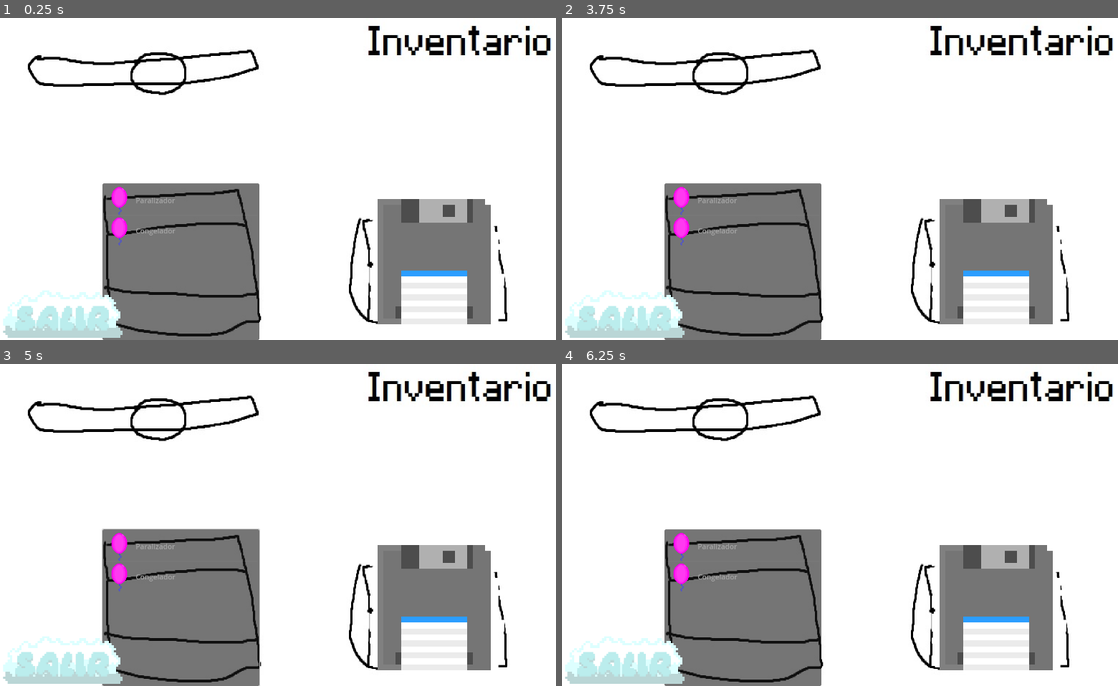
Above: before the commit, frames 1-4 (two rows, left to right).
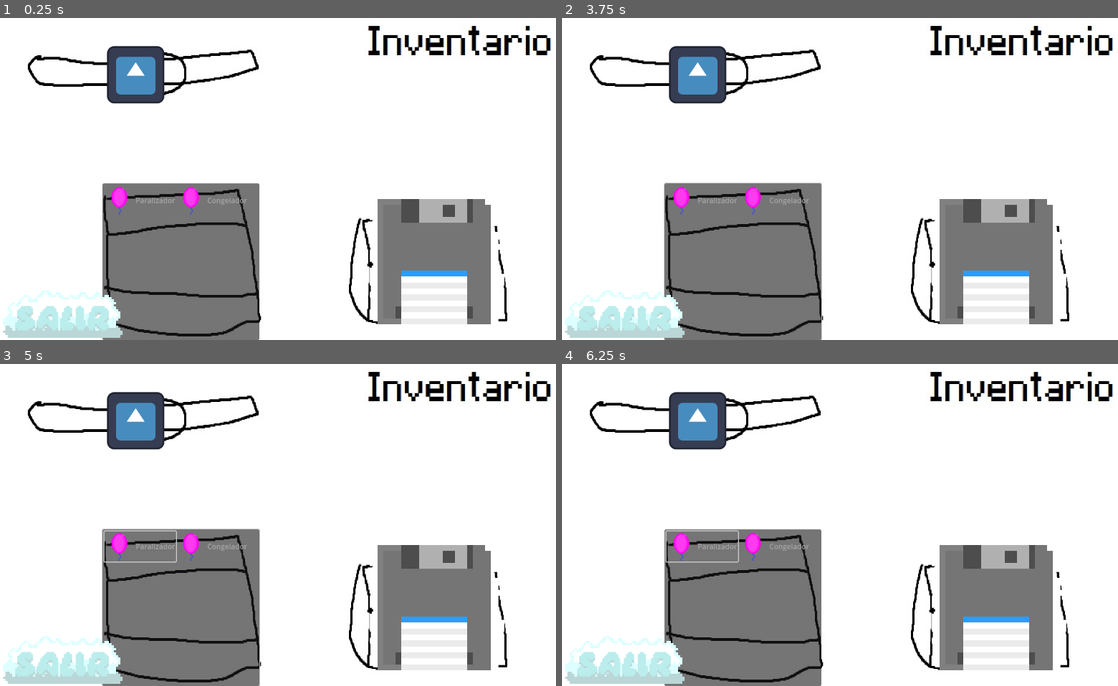
Above: after the commit, the same moments.

Repository: kevinMG01/CaidaExtrema_Version_2.1
Game: Godot game, scene res://escenas/menus/inventario/Inventario.tscn
Two runs of this game, one before a commit and one after it. Both use one fixed random seed, a clock stepped at 60 frames per second and the inputs below. The project has no main scene, so this scene is started directly. The engine's default icon, where the game draws it, is replaced by a stand-in: a white triangle on a blue panel in a dark square.
Inputs (mouse positions are in pixels of both pictures, inside the frame that each line leads up to):
- Up to frame 1 (0.25 s): no input
- Up to frame 2 (3.75 s): click (1001, 262) at 0.5 s; click (623, 314) at 1.25 s; tap Enter (ui_accept) at 2, 2.27, 2.75, 3.02, 3.5 s; hold Right (ui_right) 2.03-3.53 s; hold Left (ui_left) from 3.53 s (still down)
- Up to frame 3 (5 s): tap Enter (ui_accept) at 4.25, 4.52 s; release Left (ui_left) at 4.28 s; hold Right (ui_right) from 4.28 s (still down)
- Up to frame 4 (6.25 s): tap Enter (ui_accept) at 5, 5.27, 5.75, 6.02 s; release Right (ui_right) at 5.78 s; hold Left (ui_left) from 5.78 s (still down)

The runs differ from the first frame. In frame 1, 2.2% of the frame differs, in the area x 19-45%, y 8-71%; in frame 2, 2.4%, in the area x 18-47%, y 8-100%; in frame 3, 2.4%; in frame 4, 2.4%.

Commit message:
función
se creo la función de abrir caja y los items.

Diff:
--- a/caidaextremas_version_2.1/escenas/menus/inventario/Inventario.tscn
+++ b/caidaextremas_version_2.1/escenas/menus/inventario/Inventario.tscn
@@ -1,9 +1,12 @@
-[gd_scene load_steps=5 format=3 uid="uid://dom25syo7ar7h"]
+[gd_scene load_steps=7 format=3 uid="uid://dom25syo7ar7h"]
 
+[ext_resource type="Script" uid="uid://b2hwhfteg8sxn" path="res://escenas/menus/inventario/inventario.gd" id="1_pl1p1"]
 [ext_resource type="Texture2D" uid="uid://hvna3saatyhf" path="res://assets/menus/inventario/k.jpg" id="1_trr87"]
 [ext_resource type="Texture2D" uid="uid://cddlqs3hd6b53" path="res://assets/enemies/globo/Globo_enemigo_sprite_1.png" id="2_2kg2n"]
 [ext_resource type="Texture2D" uid="uid://o2o5qgbp21lb" path="res://assets/menus/menu_principal/Botones/Boton_guardado.png" id="3_6e7er"]
 [ext_resource type="Texture2D" uid="uid://plf6micqddib" path="res://assets/menus/menu_principal/Botones/Boton_salir.png" id="4_pl1p1"]
+
+[sub_resource type="ViewportTexture" id="ViewportTexture_xqgxn"]
 
 [node name="Inventario" type="Control"]
 layout_mode = 3
@@ -12,6 +15,7 @@
 anchor_bottom = 1.0
 grow_horizontal = 2
 grow_vertical = 2
+script = ExtResource("1_pl1p1")
 
 [node name="TextureRect" type="TextureRect" parent="."]
 layout_mode = 1
@@ -72,11 +76,13 @@
 size_flags_horizontal = 0
 size_flags_vertical = 10
 select_mode = 1
-item_count = 2
+item_count = 3
+max_columns = 3
 item_0/text = "Paralizador"
 item_0/icon = ExtResource("2_2kg2n")
 item_1/text = "Congelador"
 item_1/icon = ExtResource("2_2kg2n")
+item_2/icon = SubResource("ViewportTexture_xqgxn")
 
 [node name="Caja" type="TextureButton" parent="VBoxContainer/HBoxContainer"]
 custom_minimum_size = Vector2(300, 300)
--- /dev/null
+++ b/caidaextremas_version_2.1/escenas/menus/inventario/Items/inventory_item_ui.gd
@@ -0,0 +1,19 @@
+extends Panel
+
+
+# Called when the node enters the scene tree for the first time.
+func _ready() -> void:
+	pass # Replace with function body.
+
+
+# Called every frame. 'delta' is the elapsed time since the previous frame.
+func _process(delta: float) -> void:
+	pass
+
+func initialize(texture_rec, valor):
+
+	$TextureRect.texture = texture_rec
+	$Label.text = str(valor)
+
+func set_quantity(valor):
+	$Label.text = str(valor)
--- /dev/null
+++ b/caidaextremas_version_2.1/escenas/menus/inventario/Items/inventory_item_ui.tscn
@@ -0,0 +1,22 @@
+[gd_scene load_steps=3 format=3 uid="uid://csbhxl4ri6c14"]
+
+[ext_resource type="Script" uid="uid://cu2jxyq0oidvq" path="res://escenas/menus/inventario/Items/inventory_item_ui.gd" id="1_q2byx"]
+[ext_resource type="Texture2D" uid="uid://1bgxske2org1" path="res://icon.svg" id="1_q3jpq"]
+
+[node name="inventory_item_ui" type="Panel"]
+offset_right = 40.0
+offset_bottom = 40.0
+script = ExtResource("1_q2byx")
+
+[node name="TextureRect" type="TextureRect" parent="."]
+layout_mode = 0
+offset_right = 40.0
+offset_bottom = 40.0
+texture = ExtResource("1_q3jpq")
+
+[node name="Label" type="Label" parent="."]
+layout_mode = 0
+offset_left = 37.0
+offset_top = 131.0
+offset_right = 94.0
+offset_bottom = 154.0
--- /dev/null
+++ b/caidaextremas_version_2.1/escenas/menus/inventario/inventario.gd
@@ -0,0 +1,59 @@
+extends Control
+
+
+@onready var item_list: ItemList = $VBoxContainer/HBoxContainer/ItemList
+const INVENTORY_ITEM_UI = preload("res://escenas/menus/inventario/Items/inventory_item_ui.tscn")
+@onready var item_seleccionado: GridContainer = $HBoxContainer/VBoxContainer/Item_seleccionado
+
+
+var texturas = [
+	preload("res://icon.svg"),
+	preload("res://assets/sprites/player/AIRE/paracaida_equipada/conparacaidasIdel.png")
+]
+
+func _ready():
+	randomize()
+	var resultado = abrirCaja()
+	if resultado != "cajaVacia":
+		if resultado == "congelar":
+			add_item(resultado, texturas[0], 1)
+		elif resultado == "intangible":
+			add_item(resultado, texturas[1], 1)
+	else:
+		print("¡Caja vacía!")
+
+
+func add_item(type, texture: CompressedTexture2D, quantity: int):
+	var node_name = "inventory_item" + str(type)
+	if not item_list.has_node(node_name):
+		var inventory_item = INVENTORY_ITEM_UI.instantiate()
+		inventory_item.name = node_name
+		inventory_item.initialize(texture, quantity)
+		item_seleccionado.add_child(inventory_item)
+	else:
+		var existing_node = item_seleccionado.get_node(node_name)
+		existing_node.set_quantity(quantity)
+
+
+var probabilidades = {
+	"cajaVacia": 20,
+	"intangible": 40,
+	"congelar": 40
+}
+
+func pawerUpEnUso(newslot):
+	var duplicated_slot = newslot.duplicate()
+	item_list.add_child(duplicated_slot)
+	duplicated_slot.custom_minimum_size = Vector2(70, 70)
+
+func abrirCaja():
+	var valor_aleatorio = randi() % 100 + 1
+	var probabilidad_acumulada = 0
+
+	for objeto in probabilidades.keys():
+		probabilidad_acumulada += probabilidades[objeto]
+		if valor_aleatorio <= probabilidad_acumulada:
+			return objeto
+
+
+	return "cajaVacia"
Not shown, added: caidaextremas_version_2.1/escenas/menus/inventario/Items/inventory_item_ui.gd.uid
Not shown, added: caidaextremas_version_2.1/escenas/menus/inventario/inventario.gd.uid
